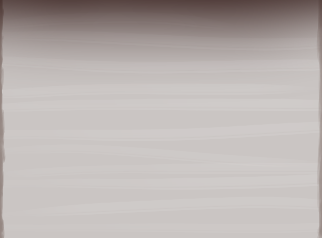
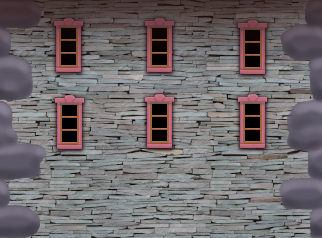
Revision of a layered 322 × 238 image; what changed, layer by layer:
painted on "Shadow" over [0, 0, 322, 128]
added layer "Stones Shades" above "Stones" over [0, 0, 322, 238]
painted on "Stones" over [0, 0, 322, 238]
added layer "Window Back-Shadow" above "Paint Layer 1(pasted)" over [9, 0, 322, 177]
added layer "Paint Layer 1(pasted)" above "background (pasted)" over [0, 0, 322, 238]
